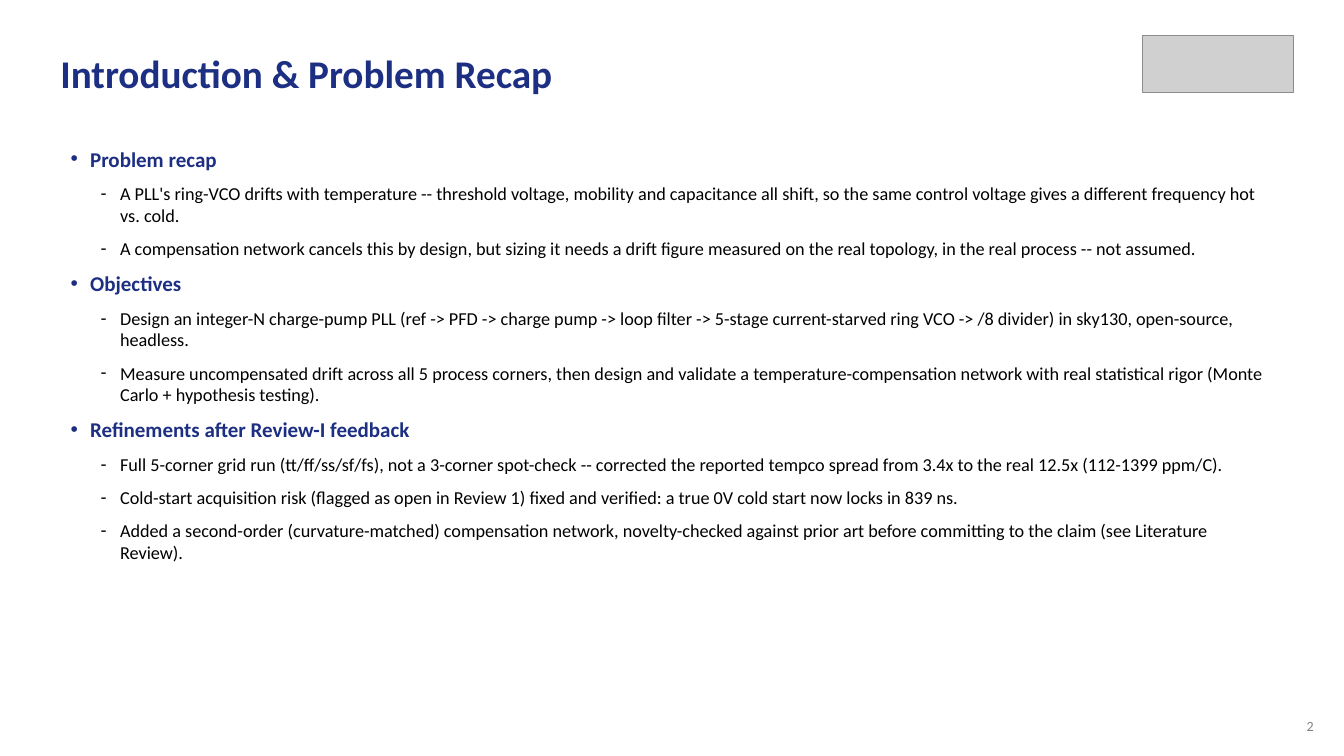
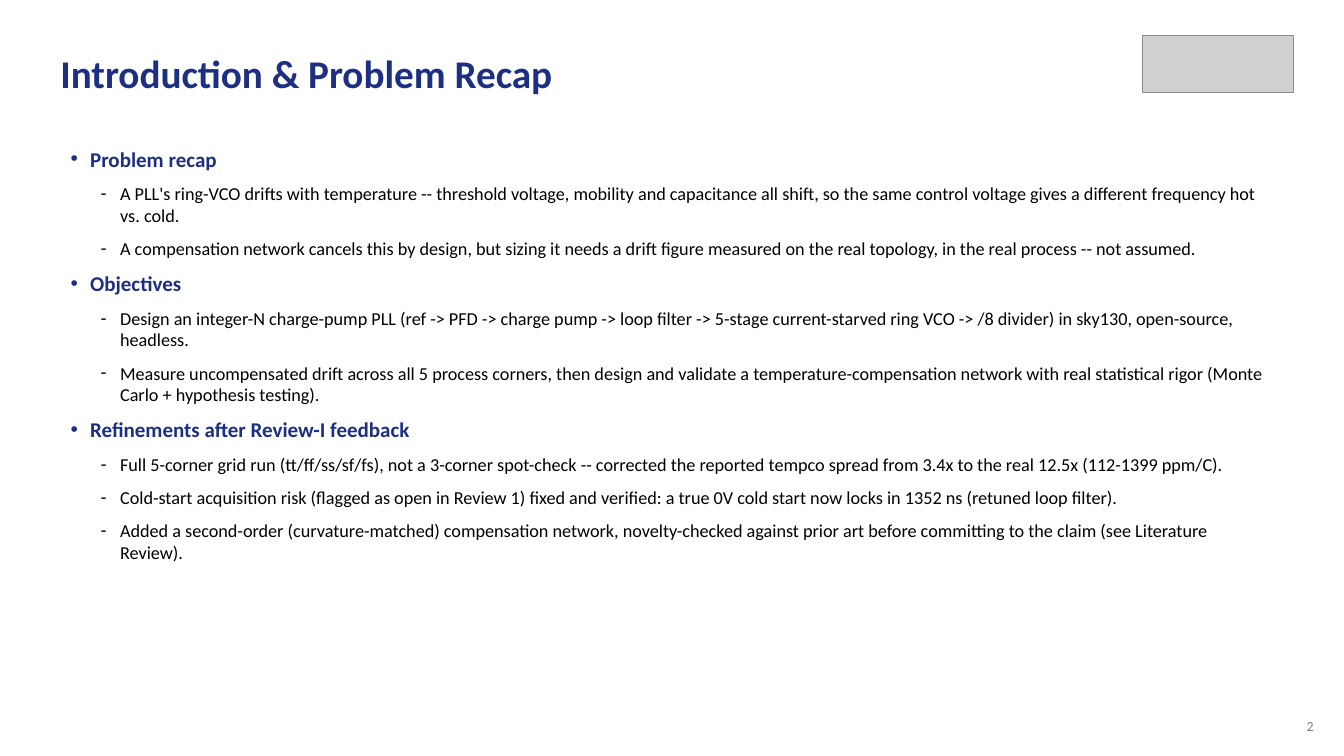
Before and after one commit to pocopepe/visualizer, a slide deck: slide 2 of Design_of_a_Frequency_Synthesiser_Review-2.pptx. Drawn at 1344x756 pixels with LibreOffice and Linux fonts; fonts in the diff are those of the drawing; grey boxes stand for pictures. Boxes give left, top, right and bottom in pixels: in the first picture for what was removed or moved away, otherwise in the second. Text is boxed around its words. In the diff, an @@ line names an element or a change of style, - is before the commit and + after.

```diff
--- a/Design_of_a_Frequency_Synthesiser_Review-2.pptx
+++ b/Design_of_a_Frequency_Synthesiser_Review-2.pptx
@@ text at (120,491,1117,507): text changed @@
-– Cold-start acquisition risk (flagged as open in Review 1) fixed and verified: a true 0V cold start now locks in 839 ns.
+– Cold-start acquisition risk (flagged as open in Review 1) fixed and verified: a true 0V cold start now locks in 1352 ns (retuned loop filter).
```
Also in this commit, not shown: 13 other slides changed, 1 slide added, 56 other files.
